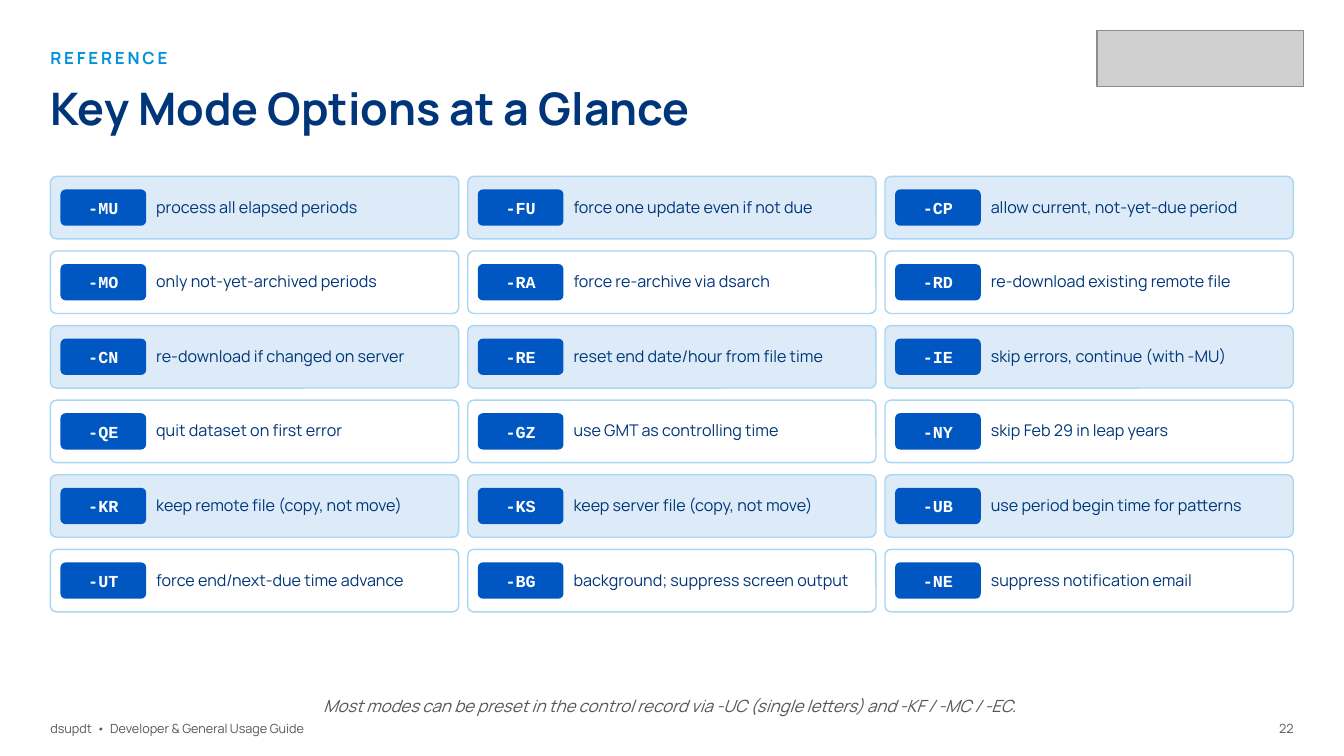
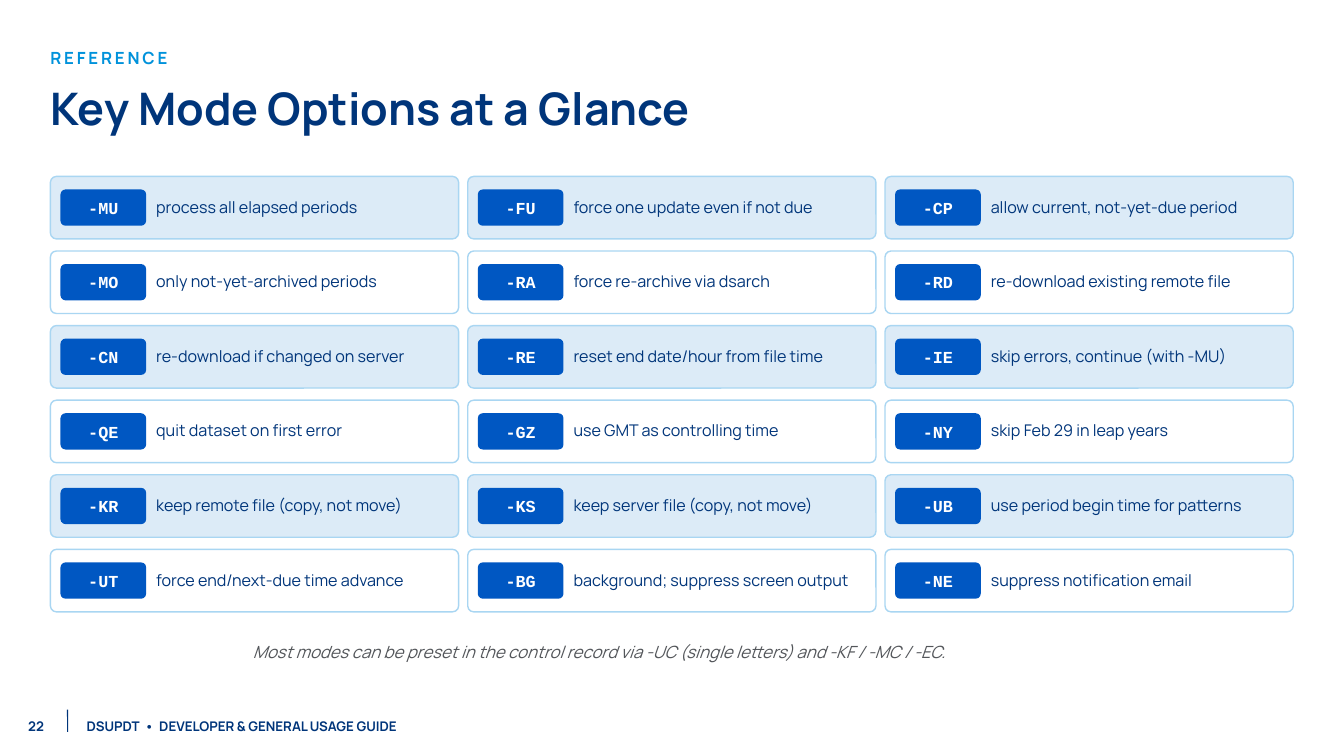
Before and after one commit to NCAR/rda-python-dsupdt, a slide deck: slide 23 of docs/slides/dsupdt_guide.pptx. Drawn at 1344x756 pixels with LibreOffice and Linux fonts; fonts in the diff are those of the drawing; grey boxes stand for pictures; background and template pictures are left out. Boxes give left, top, right and bottom in pixels: in the first picture for what was removed or moved away, otherwise in the second. Text is boxed around its words. In the diff, an @@ line names an element or a change of style, - is before the commit and + after.

Commit message:
align guide deck with the NSF NCAR GDEX 2026 template
Rebuild the cover from the template "Cover - Blue" layout, put the content
slides on the interior content chrome (field art, NSF|NCAR mark, GDEX
lockup, numbered footer) and close on the "Bold Statement" layout.

The static chrome lives on slide masters, which also works around a
pptxgenjs rels-id collision that corrupted slides carrying both a
hyperlink and a slide-level background image.

Bottom content strips were pulled in so they clear the lockup and the
footer, and slides whose content fills the bottom-right corner use a
lockup-free master rather than showing a clipped logo.

```diff
--- a/docs/slides/dsupdt_guide.pptx
+++ b/docs/slides/dsupdt_guide.pptx
@@ picture removed at <box>1097,30,1304,87</box> @@
@@ text "Most modes can be preset ...": place and size @@
-text "Most modes can be preset ..." at <box>323,698,1016,717</box>
+text "Most modes can be preset ..." at <box>253,644,946,662</box>
@@ text "22": place and size @@
-text "22" at <box>1279,723,1293,733</box>
+text "22" at <box>28,721,44,731</box>
@@ text "22" at <box>28,721,44,731</box>: size 9 to 9.5 pt, text colour #53565A to #00357A, bold on; alignment right to left @@
@@ line added from (68, 710) to (68, 732), #00357A 0.75 pt @@
@@ text at <box>87,721,397,732</box>: text changed; size 9 to 9.5 pt; text colour #53565A to #00357A; bold on @@
-dsupdt • Developer & General Usage Guide
+DSUPDT • DEVELOPER & GENERAL USAGE GUIDE
```
Also in this commit, not shown: 26 other slides changed, 6 other files.
